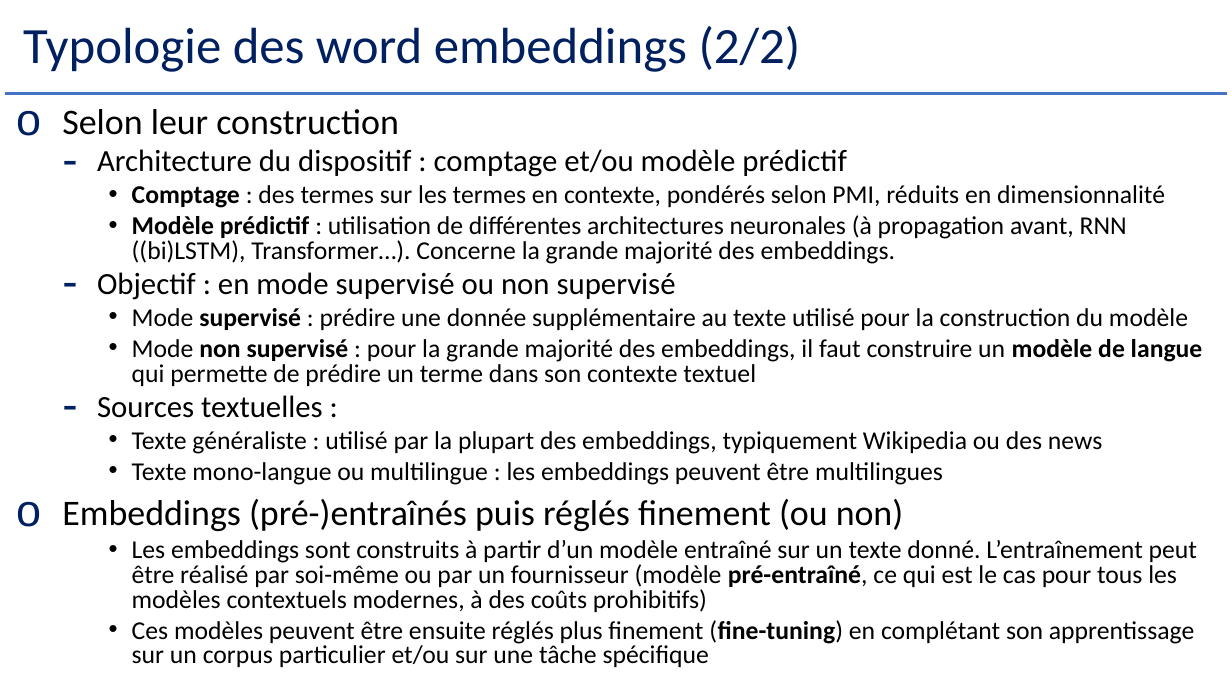
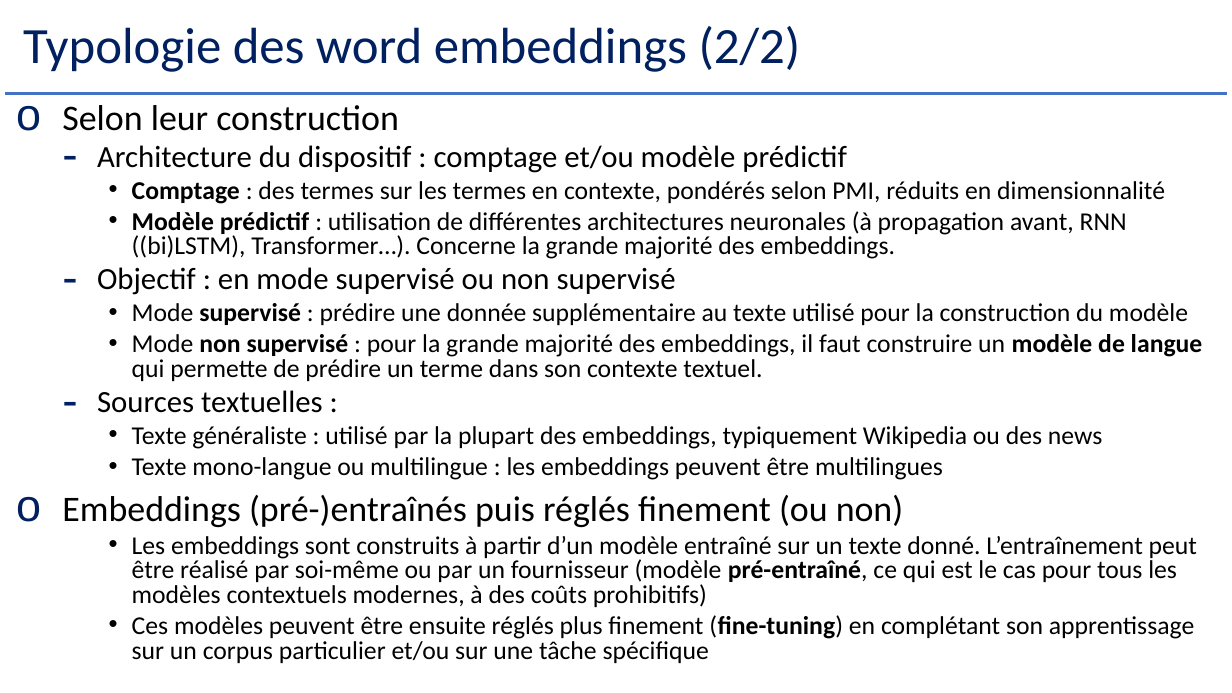
Before and after one commit to Herve-Guerin/cours-NLP-Gustave-Eiffel, a slide deck: slide 71 of Slides/NLP et Analyse Textuelle V2 - 2.pptx (slide 69 before the commit). Drawn at 1232x693 pixels with LibreOffice and Linux fonts; fonts in the diff are those of the drawing. Boxes give left, top, right and bottom in pixels: in the first picture for what was removed or moved away, otherwise in the second. Text is boxed around its words. In the diff, an @@ line names an element or a change of style, - is before the commit and + after.

```diff
--- a/Slides/NLP et Analyse Textuelle V2 - 2.pptx
+++ b/Slides/NLP et Analyse Textuelle V2 - 2.pptx
@@ text at (132,334,1203,381): text changed @@
-    • Mode non supervisé : pour la grande majorité des embeddings, il faut construire un modèle de langue qui permette de prédire un terme dans son contexte textuel
+    • Mode non supervisé : pour la grande majorité des embeddings, il faut construire un modèle de langue qui permette de prédire un terme dans son contexte textuel.
```
Also in this commit, not shown: 14 other slides changed, 11 slides added.
